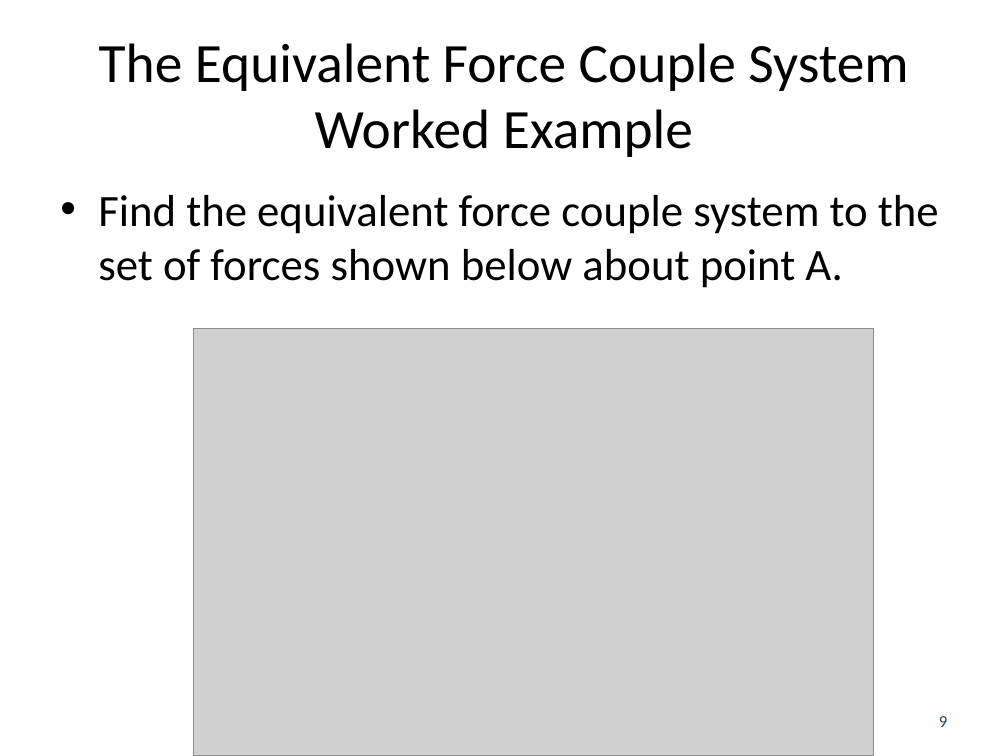
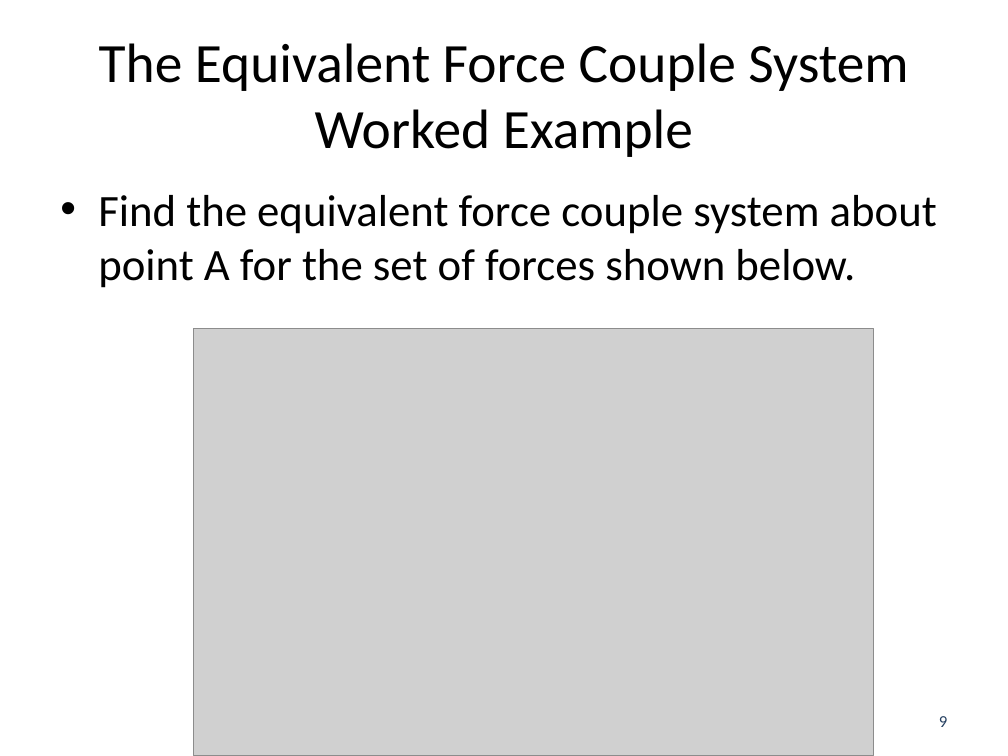
Before and after one commit to JacobMoore/mechanics_textbook, a slide deck: slide 9 of Lecture Slides/VideoLectureSlides/4.3.pptx. Drawn at 1008x756 pixels with LibreOffice and Linux fonts; fonts in the diff are those of the drawing; grey boxes stand for pictures. Boxes give left, top, right and bottom in pixels: in the first picture for what was removed or moved away, otherwise in the second. Text is boxed around its words. In the diff, an @@ line names an element or a change of style, - is before the commit and + after.

Commit message:
Added Various Worked Example Videos

```diff
--- a/Lecture Slides/VideoLectureSlides/4.3.pptx
+++ b/Lecture Slides/VideoLectureSlides/4.3.pptx
@@ text at [98, 195, 937, 288]: text changed @@
-• Find the equivalent force couple system to the set of forces shown below about point A.
+• Find the equivalent force couple system about point A for the set of forces shown below.
```
Also in this commit, not shown: 1 other slide changed, 3 slides added, 22 other files.
